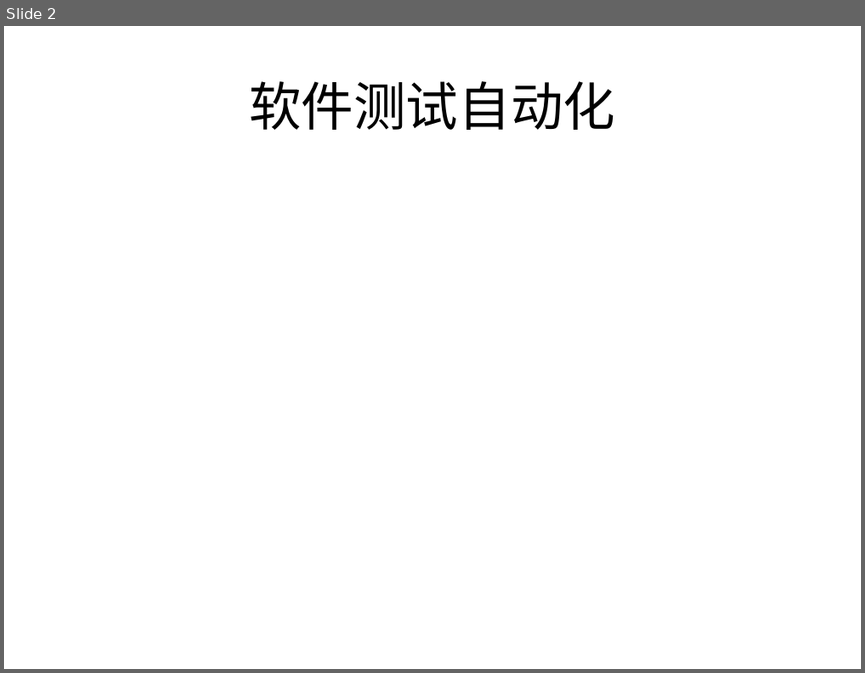
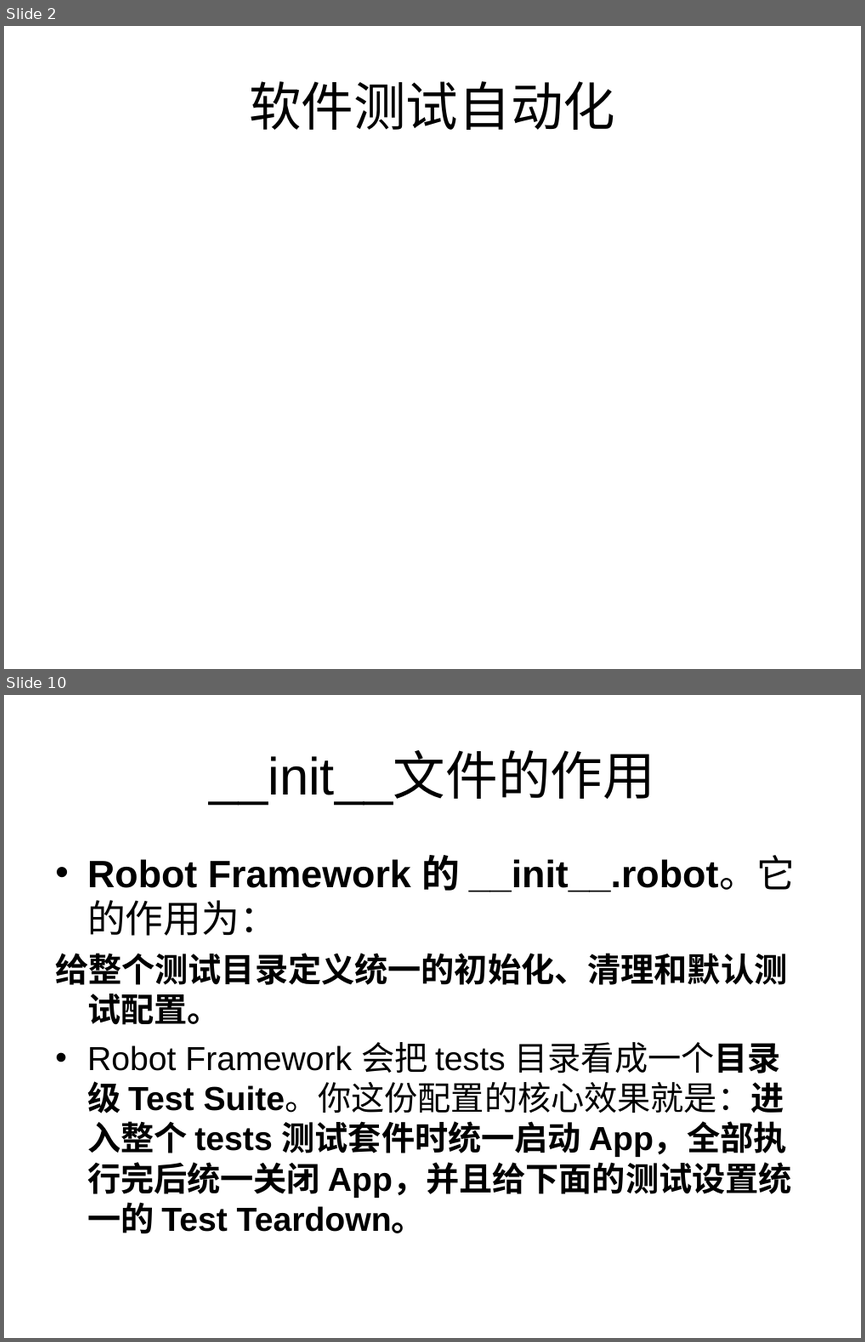
Before and after one commit to CC-coder-GSG/SurveyMasterAutoTesting, a slide deck: docs/测量大师自动化测试.ppt. Shown one above the other, each under a label of ours: slide 2 before the commit, slides 2 and 10 after it; the slides between them are not shown. The pictures are 865x673 and 865x1342 pixels, drawn with LibreOffice and Linux fonts; fonts in the diff are those of the drawing. Boxes give left, top, right and bottom in pixels: in the first picture for what was removed or moved away, otherwise in the second. Text is boxed around its words. In the diff, an @@ line names an element or a change of style, - is before the commit and + after.

Commit message:
docs: add Robot Framework and Appium training materials

```diff
--- a/docs/测量大师自动化测试.ppt
+++ b/docs/测量大师自动化测试.ppt
@@ slide 10 added at (4,695,861,1338), background #FFFFFF @@
@@ title added at (210,753,655,805), 44 pt, text #000000 @@
+__init__文件的作用
@@ text added at (55,855,795,1234), 28 pt, text #000000, bold @@
+• Robot Framework 的 __init__.robot。它的作用为：
+给整个测试目录定义统一的初始化、清理和默认测试配置。
+• Robot Framework 会把 tests 目录看成一个目录级 Test Suite。你这份配置的核心效果就是：进入整个 tests 测试套件时统一启动 App，全部执行完后统一关闭 App，并且给下面的测试设置统一的 Test Teardown。
```
Also in this commit, not shown: 9 other slides added, 1 slide removed, 1 other file.
